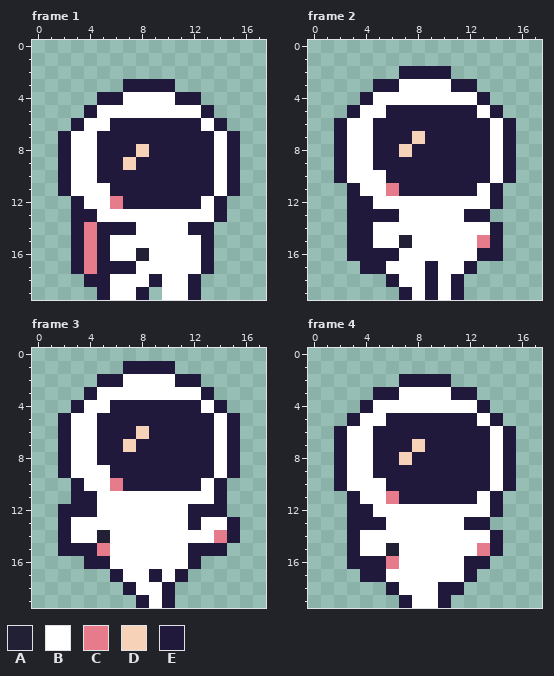
Pixel-art file: art/animations/player/run.aseprite. The picture above was drawn from the file before the commit.
18x20 pixels, 4 frames. Shown: frame 1, frame 2, frame 3, frame 4.
Palette (. is transparent): A #222034  B #ffffff  C #e67b8b  D #f5d2b8  E #21193c
Pixels before, frame 1, first column x 2:
 3 .....EEEE.....
 4 ...EEBBBBEE...
 5 ..EBBBBBBBBE..
 6 .EBBEEEEEEEBE.
 7 EBBEEEEEEEEEBE
 8 EBBEEEDEEEEEBE
 9 EBBEEDEEEEEEBE
10 EBBEEEEEEEEEBE
11 EBBBEEEEEEEEBE
12 .EBBCEEEEEEBE.
13 .EEBBBBBBBBBE.
14 .ECEEEBBBBEE..
15 .ECEBBBBBBBE..
16 .ECEBBABBBBE..
17 .ECEEEBBBBBE..
18 ..EEBBBEBBE...
19 ...EBBE.BBE...
Pixels before, frame 2, first column x 2:
 2 .....EEEE.....
 3 ...EEBBBBEE...
 4 ..EBBBBBBBBE..
 5 .EBBEEEEEEEBE.
 6 EBBEEEEEEEEEBE
 7 EBBEEEDEEEEEBE
 8 EBBEEDEEEEEEBE
 9 EBBEEEEEEEEEBE
10 EBBBEEEEEEEEBE
11 .EBBCEEEEEEBE.
12 .EEBBBBBBBBBE.
13 .EEEEBBBBBEE..
14 .EEBBBBBBBBBE.
15 .EEBBABBBBBCE.
16 .EEEEBBBBBBEE.
17 ..EEBBBEBBE...
18 ....EBBEBE....
19 .....EBEBE....
Pixels before, frame 3, first column x 2:
 1 .....EEEE.....
 2 ...EEBBBBEE...
 3 ..EBBBBBBBBE..
 4 .EBBEEEEEEEBE.
 5 EBBEEEEEEEEEBE
 6 EBBEEEDEEEEEBE
 7 EBBEEDEEEEEEBE
 8 EBBEEEEEEEEEBE
 9 EBBBEEEEEEEEBE
10 .EBBCEEEEEEBE.
11 .EEBBBBBBBBBE.
12 EEEBBBBBBBEEE.
13 EBBBBBBBBBEBBE
14 EBBABBBBBBBBCE
15 EEECBBBBBBEEE.
16 ..EEBBBBBBE...
17 ....EBBEBE....
18 .....EBBE.....
19 ......EBE.....
Pixels before, frame 4, first column x 2:
 2 .....EEEE.....
 3 ...EEBBBBEE...
 4 ..EBBBBBBBBE..
 5 .EBBEEEEEEEBE.
 6 EBBEEEEEEEEEBE
 7 EBBEEEDEEEEEBE
 8 EBBEEDEEEEEEBE
 9 EBBEEEEEEEEEBE
10 EBBBEEEEEEEEBE
11 .EBBCEEEEEEBE.
12 .EEBBBBBBBBBE.
13 .EEEBBBBBBEE..
14 .EBBBBBBBBBBE.
15 .EBBABBBBBBCE.
16 .EEECBBBBBEE..
17 ..EEBBBBBBE...
18 ....EBBBEE....
19 .....EBBE.....
New version:
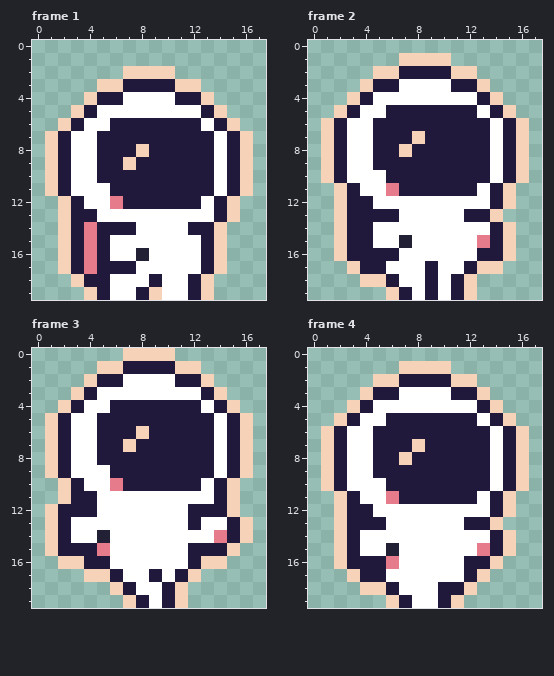
What changed:
Changed rows in their new state; - is an unchanged pixel.
Frame 1:
first column x 1:
 2 ------DDDD------
 3 ----DD----DD----
 4 ---D--------D---
 5 --D----------D--
 6 -D------------D-
 7 D--------------D
 8 D--------------D
 9 D--------------D
10 D--------------D
11 D--------------D
12 -D------------D-
13 -D------------D-
14 -D-----------D--
15 -D-----------D--
16 -D-----------D--
17 -D-----------D--
18 --D---------D---
19 ---D----D---D---
Frame 2:
first column x 1:
 1 ------DDDD------
 2 ----DD----DD----
 3 ---D--------D---
 4 --D----------D--
 5 -D------------D-
 6 D--------------D
 7 D--------------D
 8 D--------------D
 9 D--------------D
10 D--------------D
11 -D------------D-
12 -D------------D-
13 -D-----------D--
14 -D------------D-
15 -D------------D-
16 -D------------D-
17 --D---------DD--
18 ---DD------D----
19 -----D-----D----
Frame 3:
first column x 1:
 0 ------DDDD------
 1 ----DD----DD----
 2 ---D--------D---
 3 --D----------D--
 4 -D------------D-
 5 D--------------D
 6 D--------------D
 7 D--------------D
 8 D--------------D
 9 D--------------D
10 -D------------D-
11 -D------------D-
12 D-------------D-
13 D--------------D
14 D--------------D
15 D-------------D-
16 -DD---------DD--
17 ---DD------D----
18 -----D----D-----
19 ------D---D-----
Frame 4:
first column x 1:
 1 ------DDDD------
 2 ----DD----DD----
 3 ---D--------D---
 4 --D----------D--
 5 -D------------D-
 6 D--------------D
 7 D--------------D
 8 D--------------D
 9 D--------------D
10 D--------------D
11 -D------------D-
12 -D------------D-
13 -D-----------D--
14 -D------------D-
15 -D------------D-
16 -D-----------D--
17 --D---------D---
18 ---DD------D----
19 -----D----D-----
